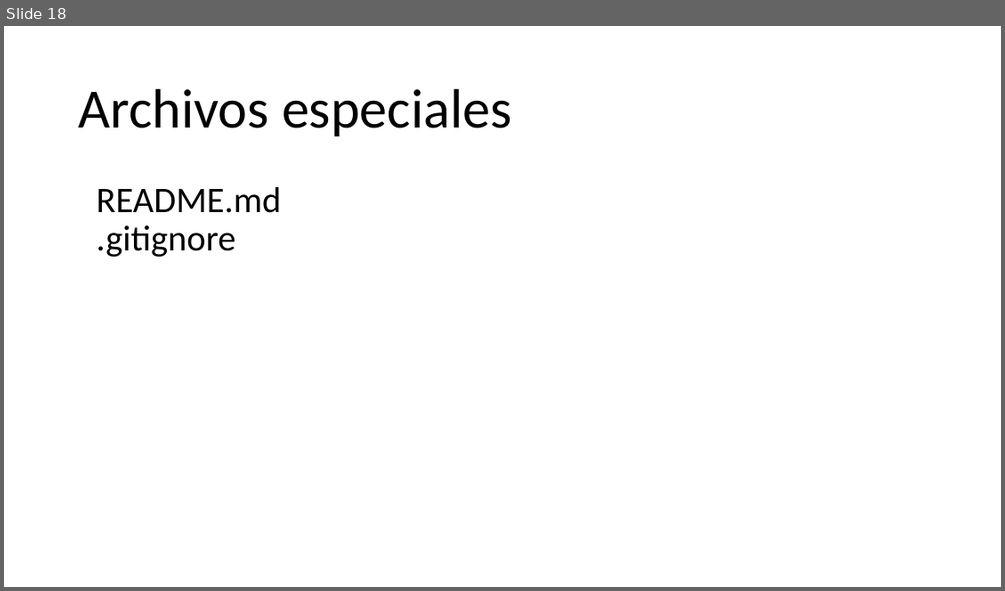
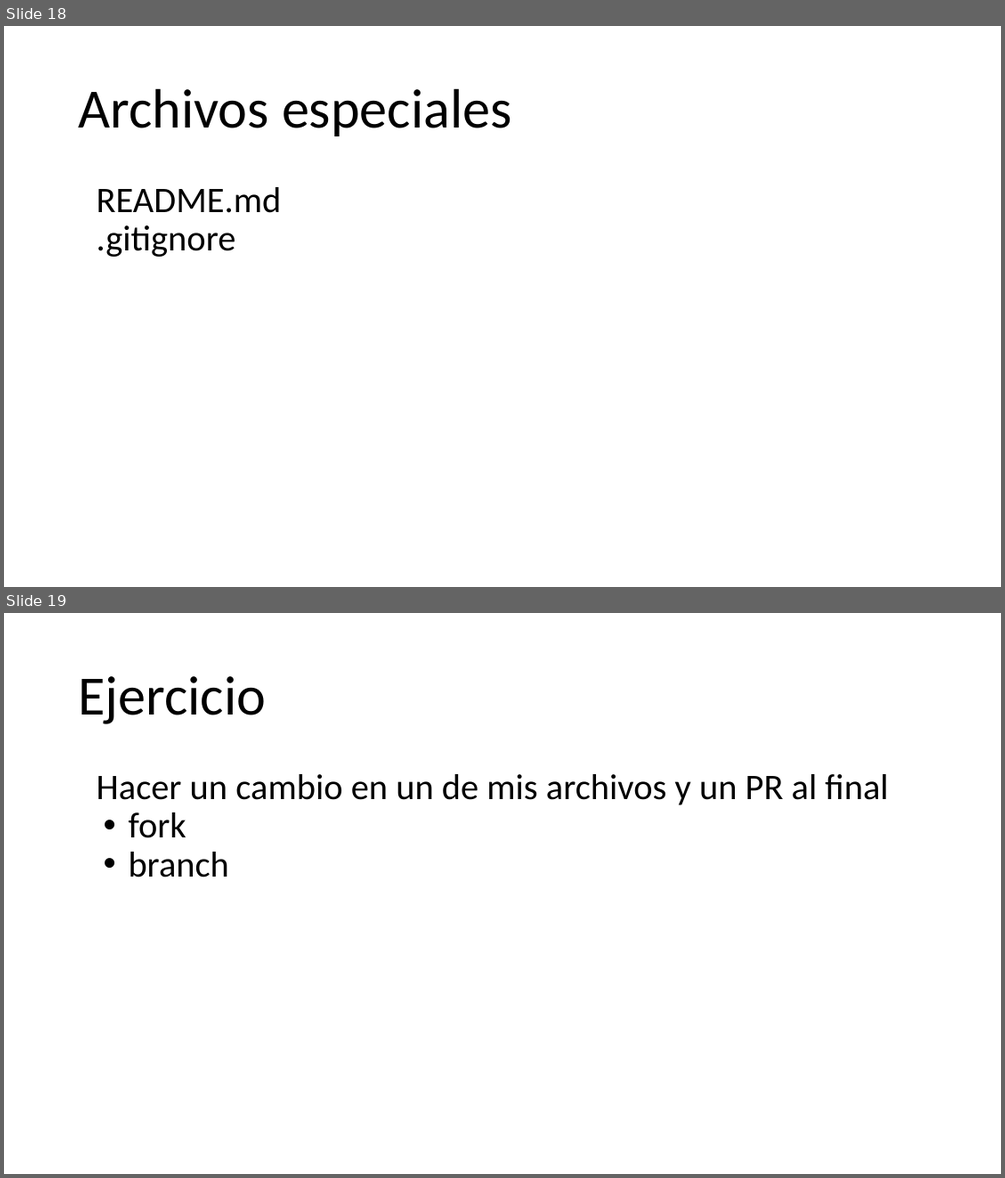
Before and after one commit to wfjvdham/Rcourse, a slide deck: 12_git/R_git.pptx. Shown one above the other, each under a label of ours: slide 18 before the commit, slides 18 and 19 after it. The pictures are 1005x591 and 1005x1178 pixels, drawn with LibreOffice and Linux fonts; fonts in the diff are those of the drawing; background and template pictures are left out. Boxes give left, top, right and bottom in pixels: in the first picture for what was removed or moved away, otherwise in the second. Text is boxed around its words. In the diff, an @@ line names an element or a change of style, - is before the commit and + after.

Commit message:
updated presentations

```diff
--- a/12_git/R_git.pptx
+++ b/12_git/R_git.pptx
@@ slide 19 added at box(4, 613, 1001, 1174), background #FFFFFF @@
@@ title added at box(79, 676, 267, 724), 40 pt, text #000000 @@
+Ejercicio
@@ text added at box(97, 774, 888, 877), 26 pt, text #000000 @@
+Hacer un cambio en un de mis archivos y un PR al final
+• fork
+• branch
```
Also in this commit, not shown: 1 other file.
